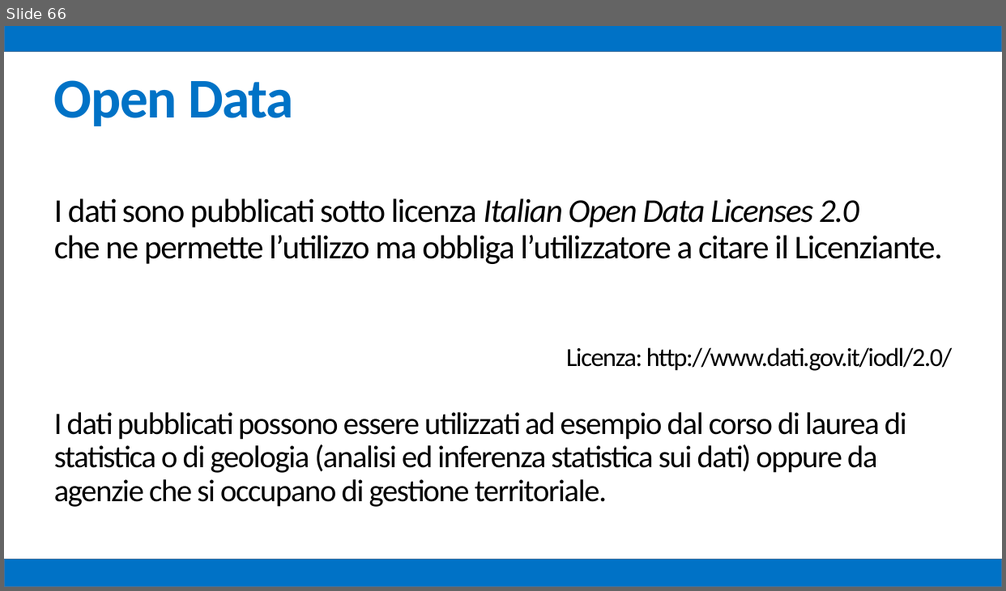
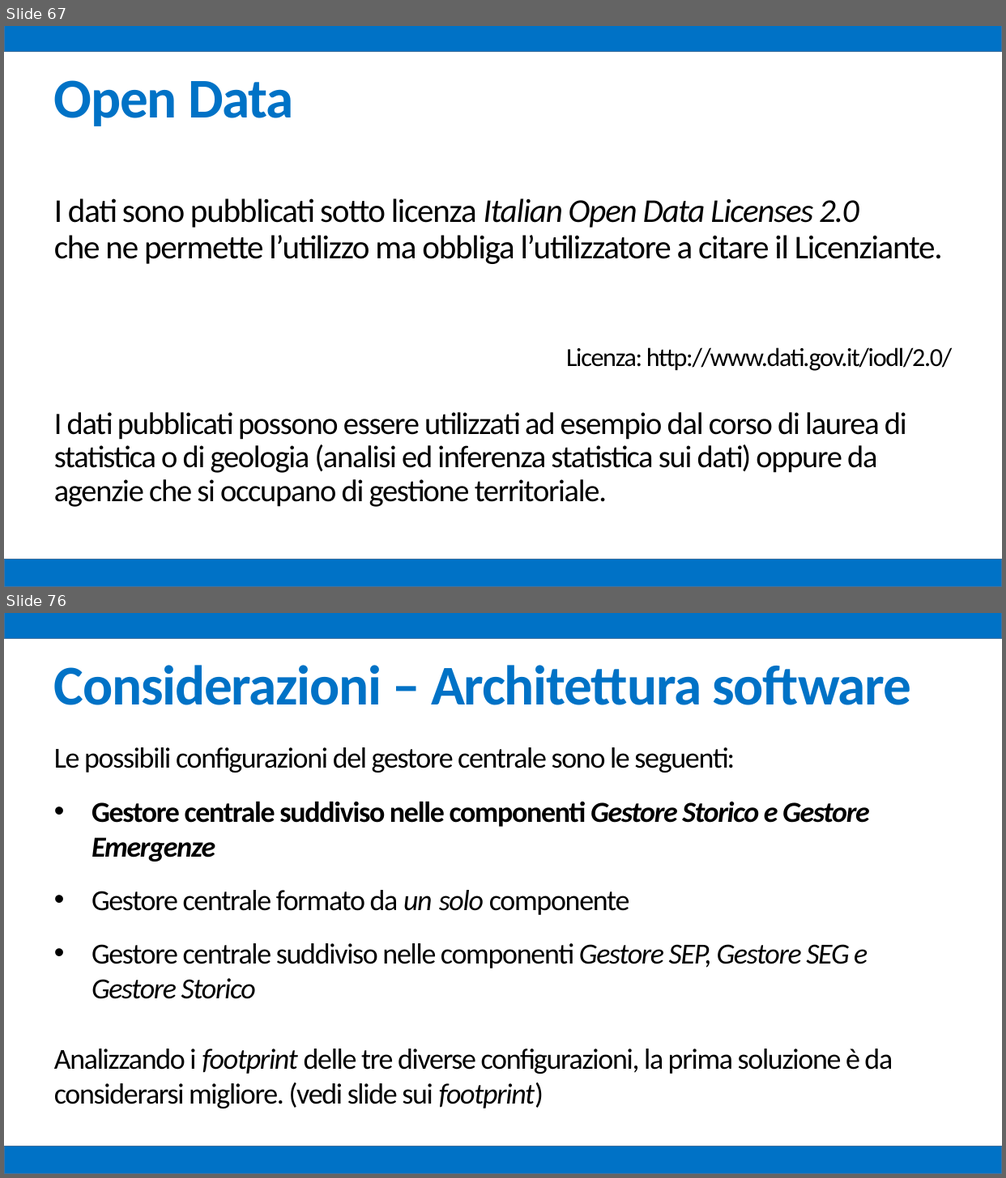
Before and after one commit to mz1991/ProgettoFebbraio2015, a slide deck: Febbraio 2015.pptx. Shown one above the other, each under a label of ours: slide 66 before the commit, slides 67 and 76 after it; the slides between them are not shown. The pictures are 1006x591 and 1006x1178 pixels, drawn with LibreOffice and Linux fonts; fonts in the diff are those of the drawing. Boxes give left, top, right and bottom in pixels: in the first picture for what was removed or moved away, otherwise in the second. Text is boxed around its words. In the diff, an @@ line names an element or a change of style, - is before the commit and + after.

Commit message:
Presentazione considerazioni

```diff
--- a/Febbraio 2015.pptx
+++ b/Febbraio 2015.pptx
@@ slide 76 added at (4, 613, 1002, 1174), background #FFFFFF @@
@@ rectangle added at (4, 613, 1002, 639), fill #0072C6, outline #43739E 1 pt @@
@@ text added at (54, 665, 911, 705), 54 pt, text #0072C6, bold @@
+Considerazioni – Architettura software
@@ text added at (54, 747, 893, 1109), 28 pt, text #000000 @@
+Le possibili configurazioni del gestore centrale sono le seguenti:
+• Gestore centrale suddiviso nelle componenti Gestore Storico e Gestore Emergenze
+• Gestore centrale formato da un solo componente
+• Gestore centrale suddiviso nelle componenti Gestore SEP, Gestore SEG e Gestore Storico
+Analizzando i footprint delle tre diverse configurazioni, la prima soluzione è da considerarsi migliore. (vedi slide sui footprint)
@@ rectangle added at (4, 1146, 1002, 1174), fill #0072C6, outline #43739E 1 pt @@
@@ what was slide 66 is now slide 67 @@
```
Also in this commit, not shown: 4 slides changed, 10 other slides added.
